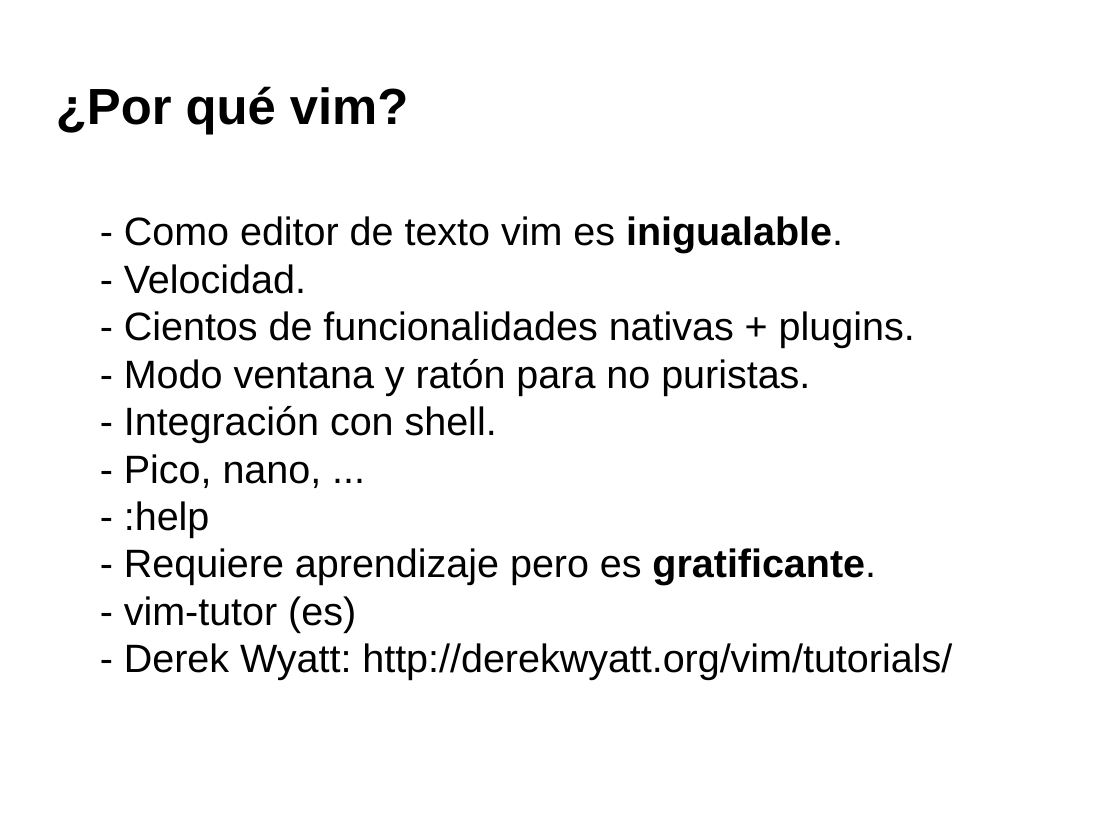
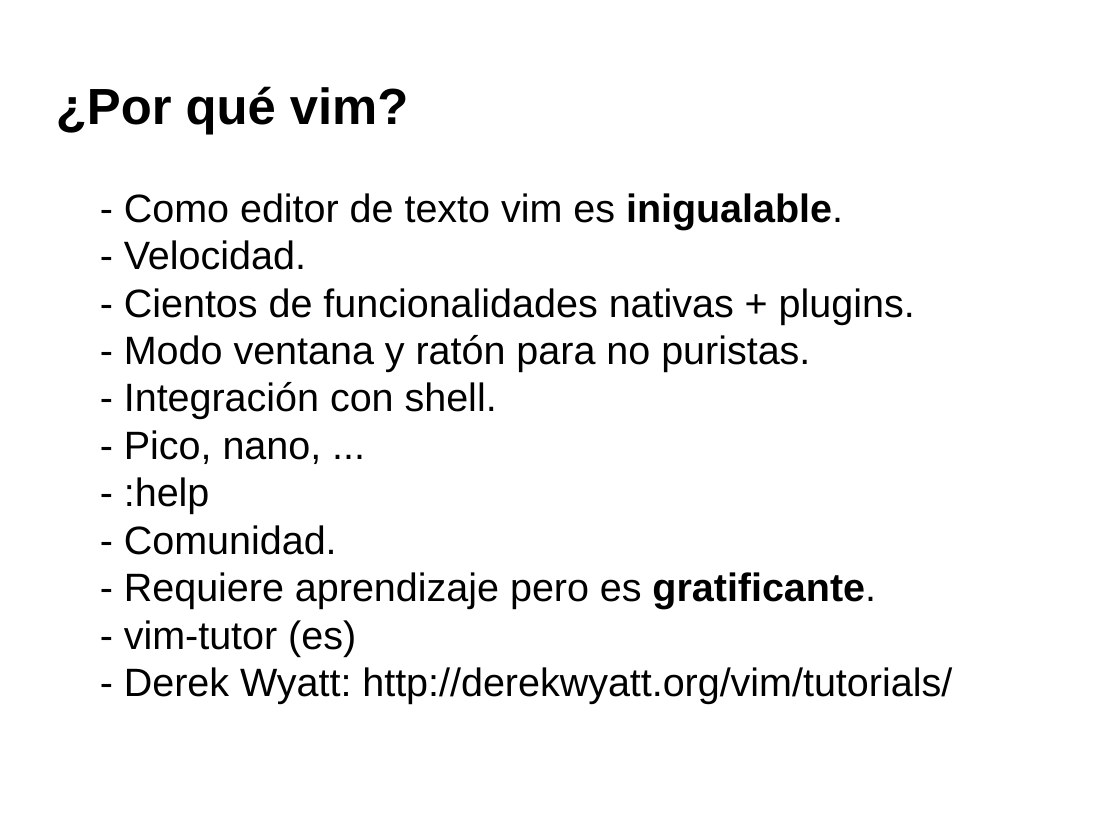
Before and after one commit to jmgarciamaleno/vim-talk, a slide deck: slide 5 of vim-talk.odp. Drawn at 1120x840 pixels with LibreOffice and Linux fonts; fonts in the diff are those of the drawing; background and template pictures are left out. Boxes give left, top, right and bottom in pixels: in the first picture for what was removed or moved away, otherwise in the second. Text is boxed around its words. In the diff, an @@ line names an element or a change of style, - is before the commit and + after.

```diff
--- a/vim-talk.odp
+++ b/vim-talk.odp
@@ subtitle at box(124, 525, 337, 555): paragraph added @@
+- Comunidad.
```
Also in this commit, not shown: 1 other slide changed.
